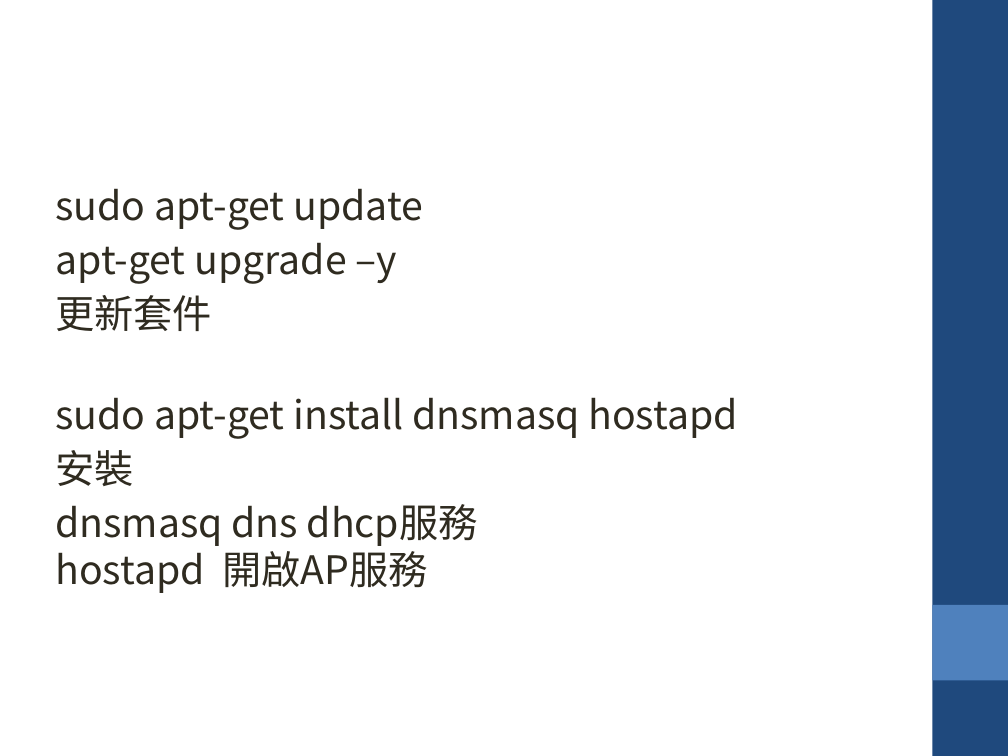
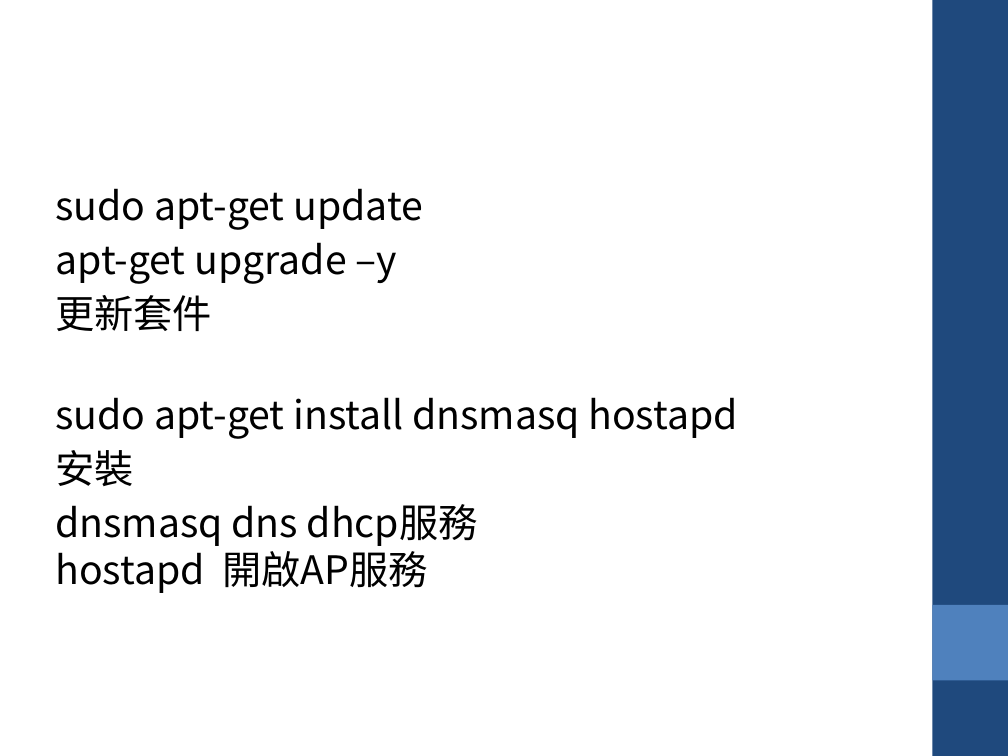
Before and after one commit to krnick/AP_MODE, a slide deck: slide 2 of 設定wifi ap_repeater.pptx. Drawn at 1008x756 pixels with LibreOffice and Linux fonts; fonts in the diff are those of the drawing. Boxes give left, top, right and bottom in pixels: in the first picture for what was removed or moved away, otherwise in the second. Text is boxed around its words. In the diff, an @@ line names an element or a change of style, - is before the commit and + after.

```diff
--- a/設定wifi ap_repeater.pptx
+++ b/設定wifi ap_repeater.pptx
@@ text "sudo apt-get update" at bbox=[55, 188, 737, 593]: text colour #2F2B20 to #000000 @@
```
Also in this commit, not shown: 17 other slides changed, 1 slide added.
